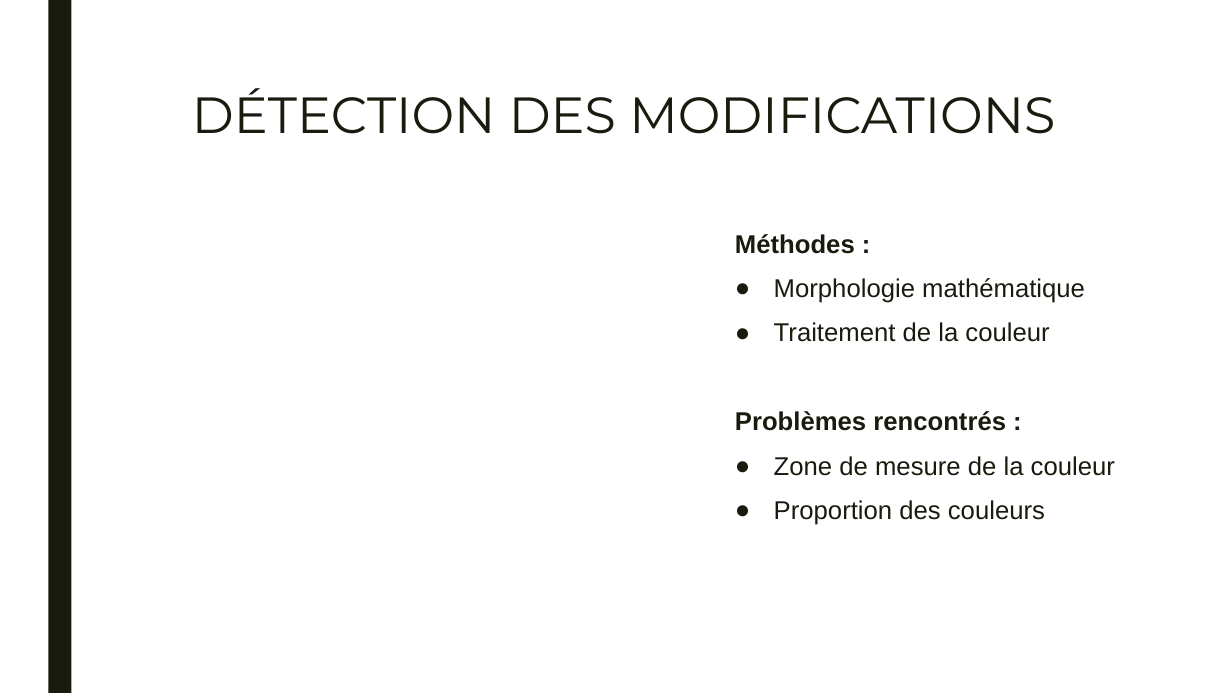
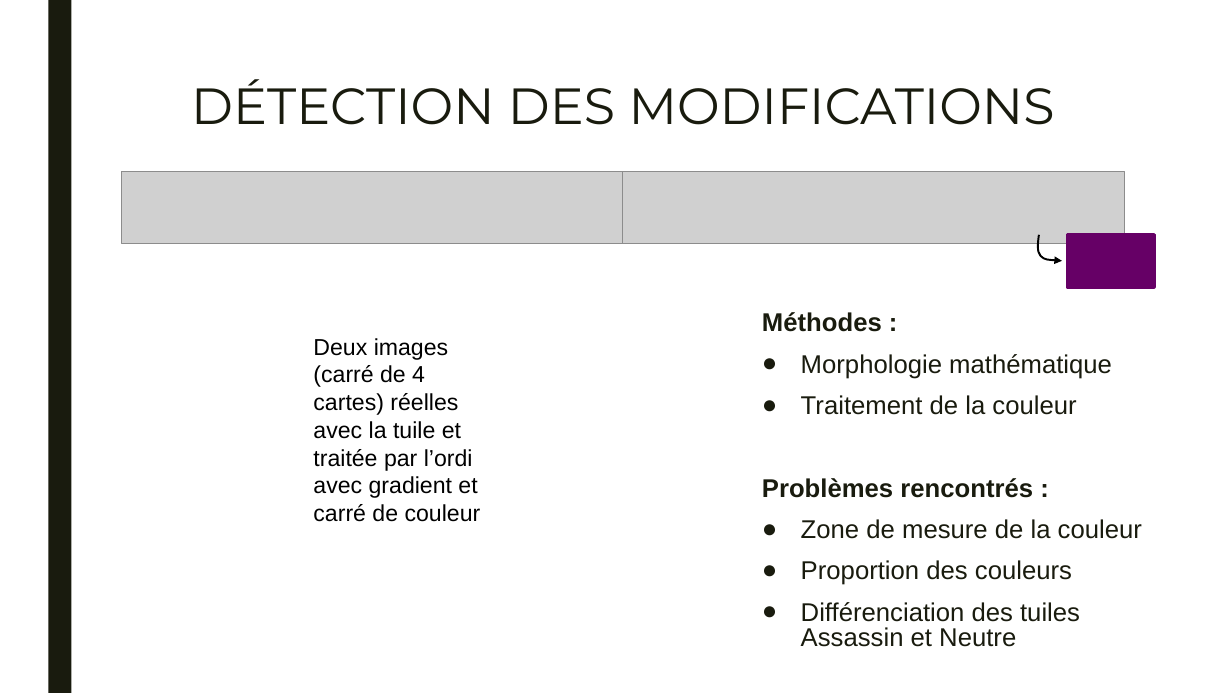
Before and after one commit to axmuris/ProjetCodenames, a slide deck: slide 5 of Oral/CodeNames.pptx. Drawn at 1232x693 pixels with LibreOffice and Linux fonts; fonts in the diff are those of the drawing; grey boxes stand for pictures; background and template pictures are left out. Boxes give left, top, right and bottom in pixels: in the first picture for what was removed or moved away, otherwise in the second. Text is boxed around its words. In the diff, an @@ line names an element or a change of style, - is before the commit and + after.

```diff
--- a/Oral/CodeNames.pptx
+++ b/Oral/CodeNames.pptx
@@ title "DÉTECTION DES MODIFICATIONS": place and size @@
-title "DÉTECTION DES MODIFICATIONS" at [192,88,1055,134]
+title "DÉTECTION DES MODIFICATIONS" at [191,79,1055,125]
@@ picture added at [121,172,623,244] @@
@@ picture added at [623,172,1125,244] @@
@@ freeform shape added at [1038,235,1062,261], outline #000000 1.5 pt @@
@@ rectangle added at [1067,235,1154,287], fill #660066, outline #660066 2.75 pt @@
@@ text "Méthodes :": place and size @@
-text "Méthodes :" at [735,234,1115,525]
+text "Méthodes :" at [762,312,1142,647]
@@ text at [762,312,1142,585]: line spacing 0.94 to 0.84 @@
@@ text added at [313,338,481,522], 18 pt, text #000000 @@
+Deux images (carré de 4 cartes) réelles avec la tuile et traitée par l’ordi avec gradient et carré de couleur
@@ text at [801,602,1080,647]: paragraph added @@
+● Différenciation des tuiles Assassin et Neutre
```
Also in this commit, not shown: 7 other slides changed, 16 other files.
